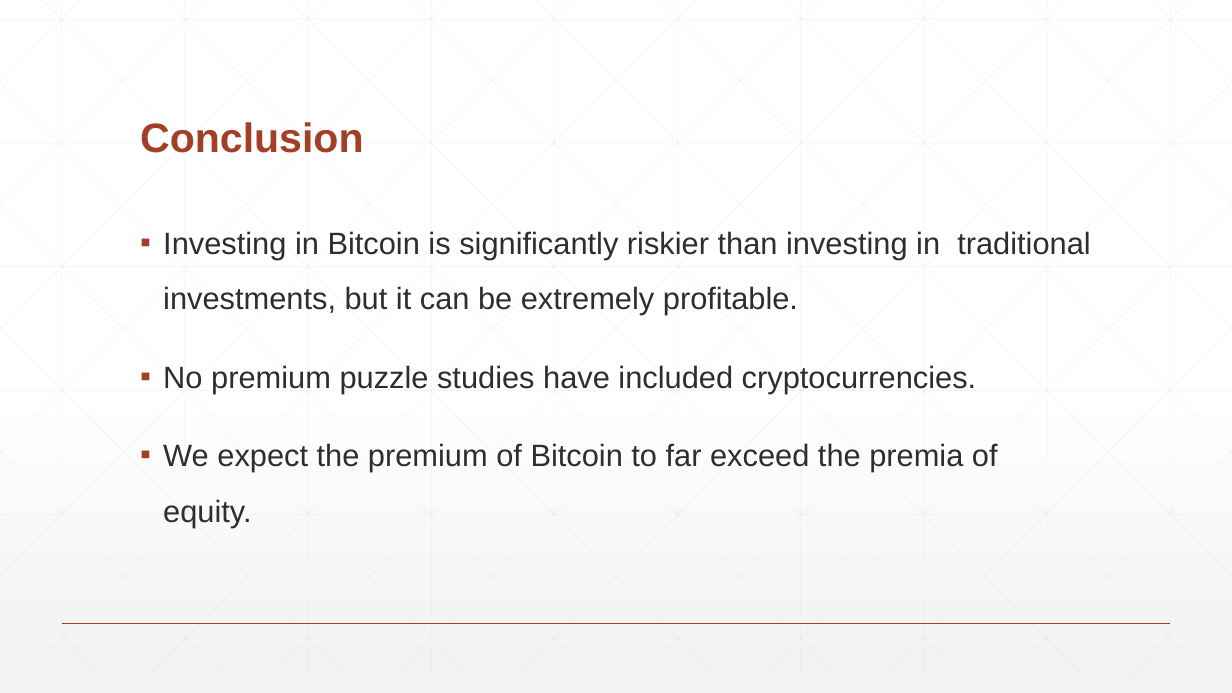
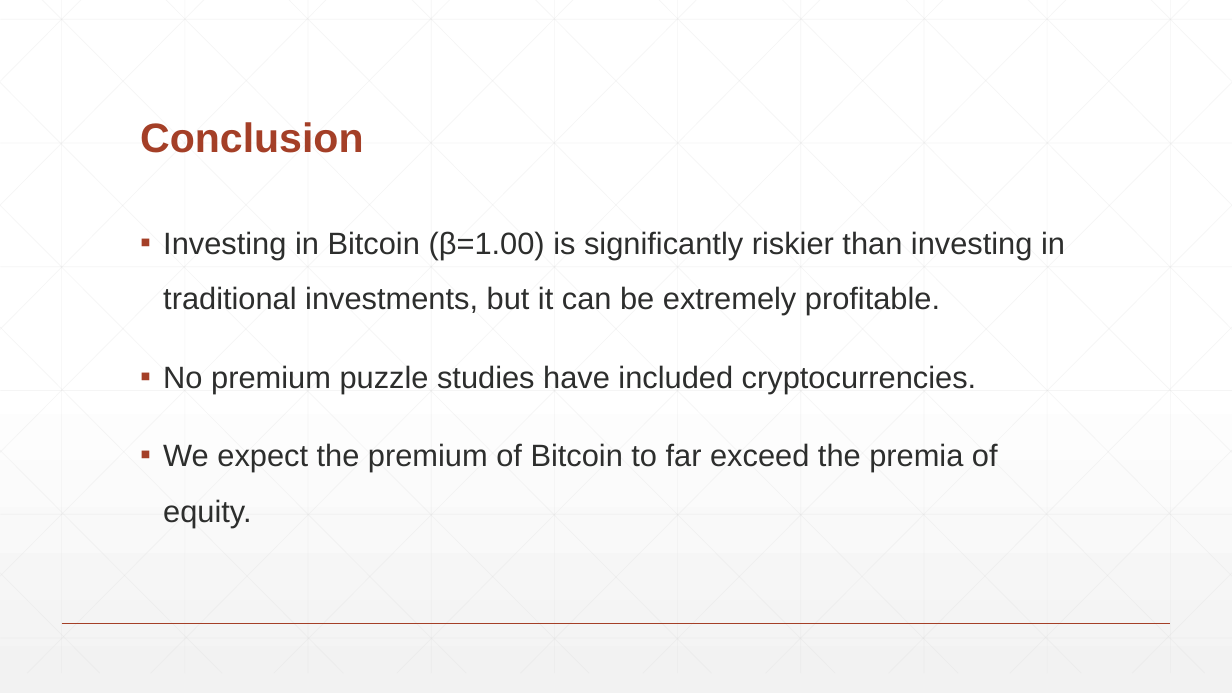
Before and after one commit to LongSimple/ECON-4008-Macro-Modeling, a slide deck: slide 14 of Writing Assignments/Preliminary Research Presentation.pptx. Drawn at 1232x693 pixels with LibreOffice and Linux fonts; fonts in the diff are those of the drawing. Boxes give left, top, right and bottom in pixels: in the first picture for what was removed or moved away, otherwise in the second. Text is boxed around its words. In the diff, an @@ line names an element or a change of style, - is before the commit and + after.

```diff
--- a/Writing Assignments/Preliminary Research Presentation.pptx
+++ b/Writing Assignments/Preliminary Research Presentation.pptx
@@ text at <box>163,231,1065,315</box>: text changed @@
-▪ Investing in Bitcoin is significantly riskier than investing in traditional investments, but it can be extremely profitable.
+▪ Investing in Bitcoin (β=1.00) is significantly riskier than investing in traditional investments, but it can be extremely profitable.
```
Also in this commit, not shown: 7 other slides changed, 1 other file.
